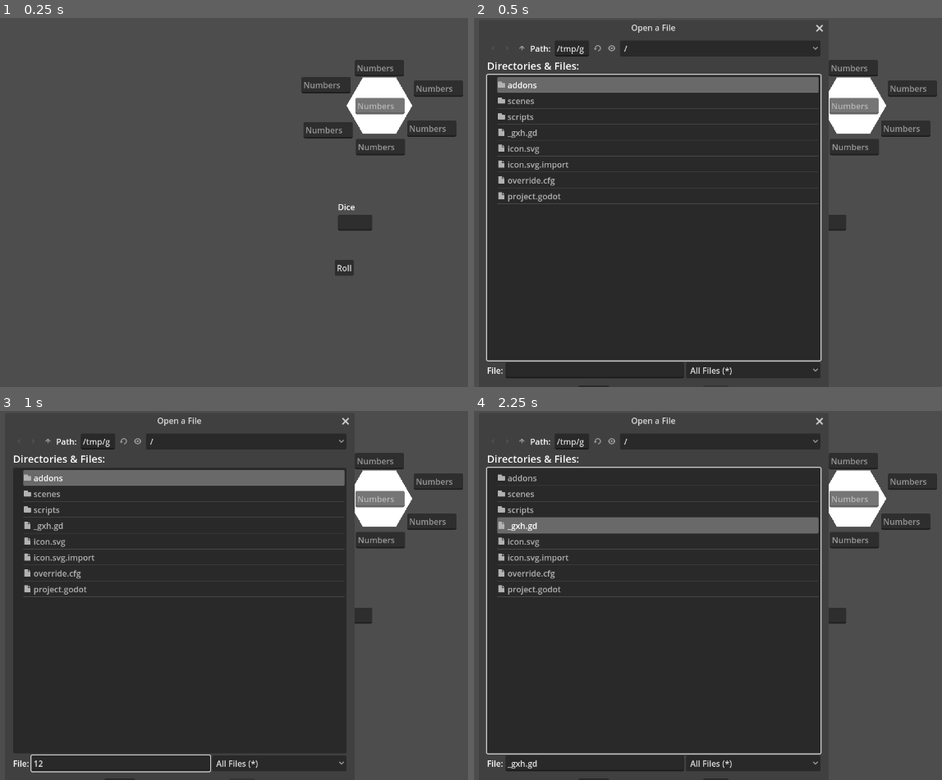
Above: before the commit, frames 1-4 (two rows, left to right).
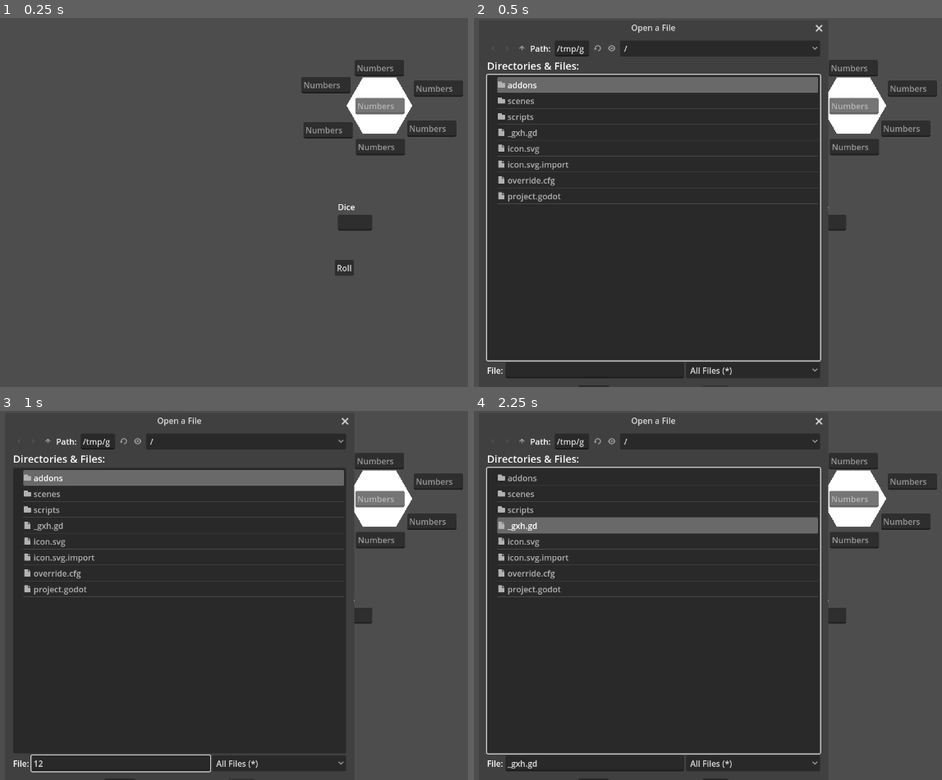
Above: after the commit, the same moments.

Repository: ashestosea/hex-flower
Game: Godot game, scene res://scenes/main.tscn
Two runs of this game, one before a commit and one after it. Both use one fixed random seed, a clock stepped at 60 frames per second and the inputs below.
Inputs (mouse positions are in pixels of both pictures, inside the frame that each line leads up to):
- Up to frame 1 (0.25 s): no input
- Up to frame 2 (0.5 s): no input
- Up to frame 3 (1 s): click (121, 761) at 0.52 s; type "12" at 0.6 s; click (379, 499) at 0.75 s; type "12" at 0.83 s; click (379, 462) at 0.98 s
- Up to frame 4 (2.25 s): type "12" at 1.07 s; click (913, 481) at 1.27 s; type "12" at 1.35 s; click (904, 521) at 1.5 s; type "12" at 1.58 s; click (853, 540) at 1.73 s; type "12" at 1.82 s; click (801, 521) at 2.02 s; type "12" at 2.1 s

Frame 1 is identical in both runs. In frame 2, 0.3% of the frame differs, in the area x 72-76%, y 1-96%; in frame 3, less than 0.1%; in frame 4, 0.3%.

Commit message:
Add hex bump animation when setting current hex

Diff:
--- a/scenes/hexagon.tscn
+++ b/scenes/hexagon.tscn
@@ -11,7 +11,30 @@
 font_size = 12
 font_color = Color(0.140447, 0.140447, 0.140447, 1)
 
+[sub_resource type="Animation" id="Animation_f2ogb"]
+resource_name = "hex_bump"
+length = 0.5
+step = 0.05
+tracks/0/type = "value"
+tracks/0/imported = false
+tracks/0/enabled = true
+tracks/0/path = NodePath("Polygon2D:scale")
+tracks/0/interp = 1
+tracks/0/loop_wrap = true
+tracks/0/keys = {
+"times": PackedFloat32Array(0, 0.05, 0.175, 0.3),
+"transitions": PackedFloat32Array(1, 0.2, 5, 1),
+"update": 0,
+"values": [Vector2(1, 1), Vector2(1.00041, 1.00041), Vector2(1.1, 1.1), Vector2(1, 1)]
+}
+
+[sub_resource type="AnimationLibrary" id="AnimationLibrary_vt6lq"]
+_data = {
+"hex_bump": SubResource("Animation_f2ogb")
+}
+
 [node name="Hexagon" type="StaticBody2D"]
+input_pickable = true
 script = ExtResource("1_eixs3")
 
 [node name="CollisionShape2D" type="CollisionPolygon2D" parent="."]
@@ -36,4 +59,10 @@
 horizontal_alignment = 1
 vertical_alignment = 1
 
+[node name="AnimationPlayer" type="AnimationPlayer" parent="."]
+libraries = {
+"": SubResource("AnimationLibrary_vt6lq")
+}
+
+[connection signal="hex_selected" from="." to="AnimationPlayer" method="play" binds= ["hex_bump"]]
 [connection signal="input_event" from="." to="." method="_on_input_event"]
--- a/scripts/flower.gd
+++ b/scripts/flower.gd
@@ -68,6 +68,7 @@
 func set_current_hex(hex: Hex):
 	_hexes.map(func (h: Hex): h.unhighlight());
 	_current_hex = hex
+	_current_hex.move_to_front()
 	_current_hex.highlight()
 
 
--- a/scripts/hex.gd
+++ b/scripts/hex.gd
@@ -7,6 +7,8 @@
 var _hex_cell: HexCell
 
 @onready var label: Label = $Label
+
+signal hex_selected
 
 func _on_input_event(_viewport:Node, event:InputEvent, _shape_idx:int):
 	if event.is_action("ui_touch"):
@@ -22,6 +24,7 @@
 
 func highlight():
 	$Polygon2D.color = Color.CORAL
+	hex_selected.emit()
 
 func unhighlight():
 	$Polygon2D.color = Color.WHITE
Not shown: 1 places in scenes/hexagon.tscn that only renumber resources
